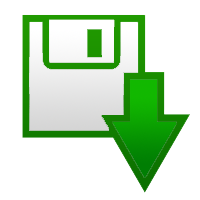
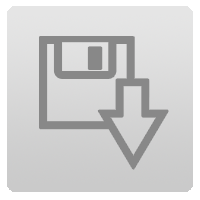
Two versions of the same layered image (200x200). Layer-by-layer changes:
added layer "Shape 2" above "Shape 1" over <box>40,37,168,169</box>
added layer "Shape 1" above "Layer 2" over <box>7,6,193,192</box>
painted on "Layer 1" over <box>22,14,190,193</box>
